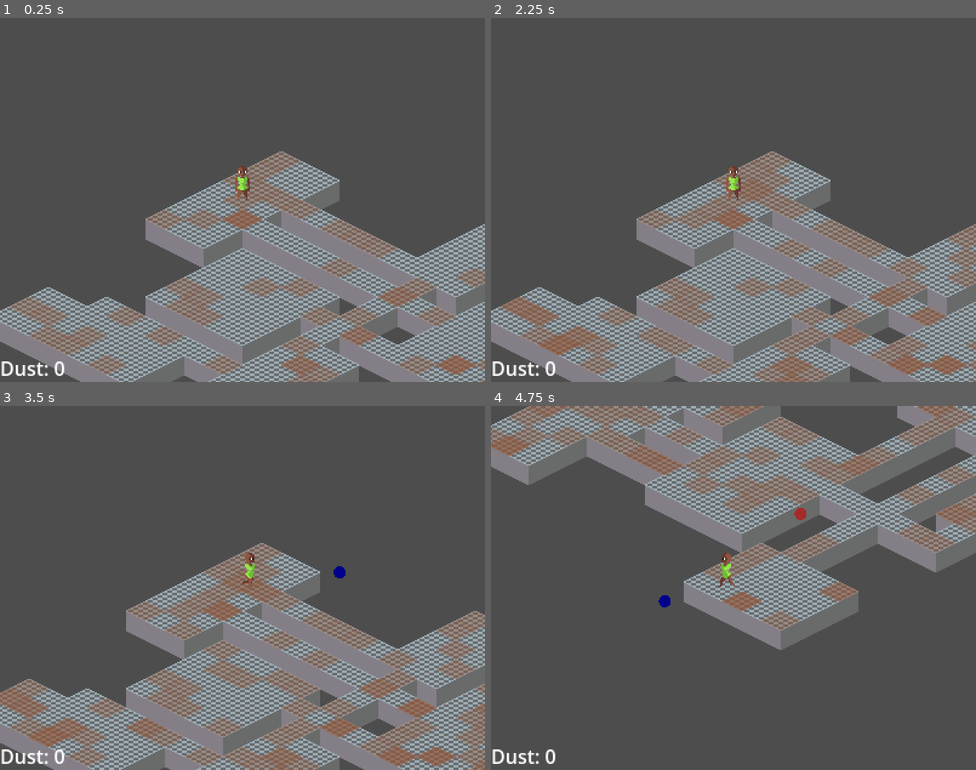
Above: before the commit, frames 1-4 (two rows, left to right).
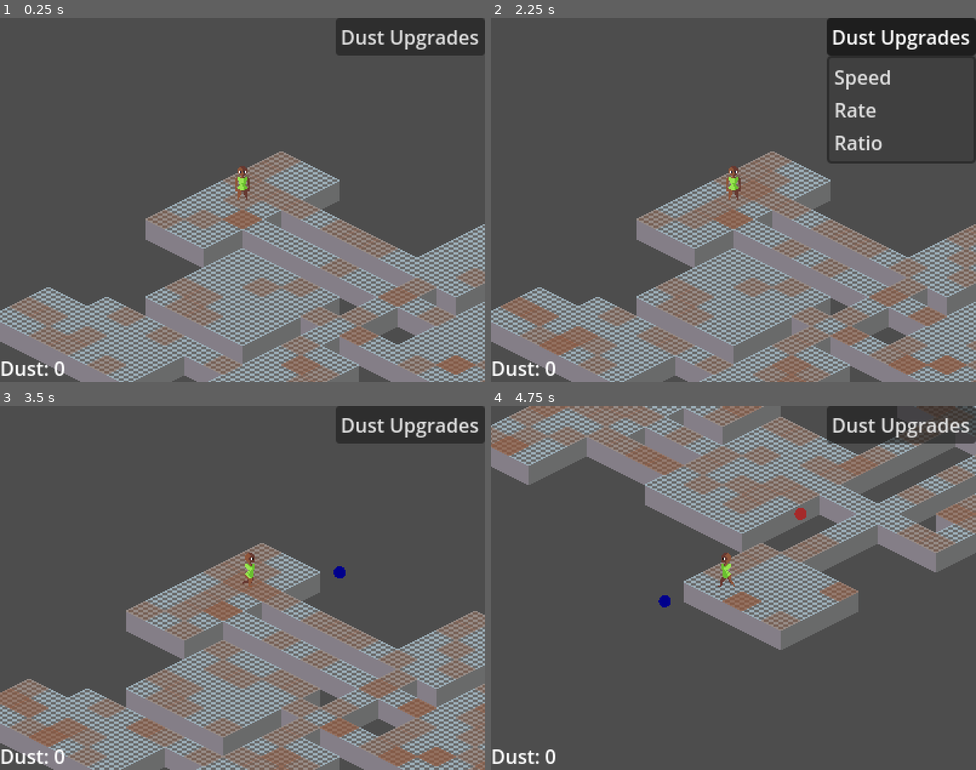
Above: after the commit, the same moments.

Repository: Ruulul/The-Duster
Game: Godot game, scene res://Components/building_generator.tscn
Two runs of this game, one before a commit and one after it. Both use one fixed random seed, a clock stepped at 60 frames per second and the inputs below.
Inputs (mouse positions are in pixels of both pictures, inside the frame that each line leads up to):
- Up to frame 1 (0.25 s): no input
- Up to frame 2 (2.25 s): click (903, 36) at 0.5 s, where only the run after the commit has a clickable "Dust Upgrades"; click (903, 36) at 1.25 s, where only the run after the commit has a clickable "Dust Upgrades"; click (903, 36) at 2 s, where only the run after the commit has a clickable "Dust Upgrades"
- Up to frame 3 (3.5 s): tap Enter at 2.75 s; move the mouse to (349, 569) at 2.77 s; press the mouse at (349, 569) at 2.78 s
- Up to frame 4 (4.75 s): move the mouse to (636, 606) at 3.52 s; release the mouse at (636, 606) at 3.53 s; tap R (refresh) at 3.6 s; click (636, 606) at 3.8 s; move the mouse to (782, 507) at 4.27 s; press the mouse at (782, 507) at 4.28 s

The runs differ from the first frame. In frame 1, 3.1% of the frame differs, in the area x 69-100%, y 0-11%; in frame 2, 4.4%, in the area x 69-100%, y 0-40%; in frame 3, 3.1%; in frame 4, 3.1%.

Commit message:
dust menu insertion

Diff:
--- a/Components/Duster.gd
+++ b/Components/Duster.gd
@@ -40,7 +40,7 @@
 	targets_list.remove_at(closest_index)
 
 func _input(event):
-	if event.is_action_pressed("select"):
+	if event.is_action_pressed("select") and not $"CanvasLayer/Dust Upgrades".is_hovered():
 		var mouse_position = map.local_to_map(
 			map.to_local(
 				$Camera2D.get_global_mouse_position()
--- a/Components/duster.tscn
+++ b/Components/duster.tscn
@@ -96,3 +96,23 @@
 sprite_frames = SubResource("SpriteFrames_oy1lm")
 animation = &"run"
 frame_progress = 0.340266
+
+[node name="CanvasLayer" type="CanvasLayer" parent="."]
+
+[node name="Dust Upgrades" type="MenuButton" parent="CanvasLayer"]
+anchors_preset = 1
+anchor_left = 1.0
+anchor_right = 1.0
+offset_left = -8.0
+offset_bottom = 8.0
+grow_horizontal = 0
+text = "Dust Upgrades"
+flat = false
+item_count = 3
+popup/item_0/text = "Speed"
+popup/item_0/id = 0
+popup/item_1/text = "Rate"
+popup/item_1/id = 1
+popup/item_2/text = "Ratio"
+popup/item_2/id = 2
+metadata/_edit_use_anchors_ = true
